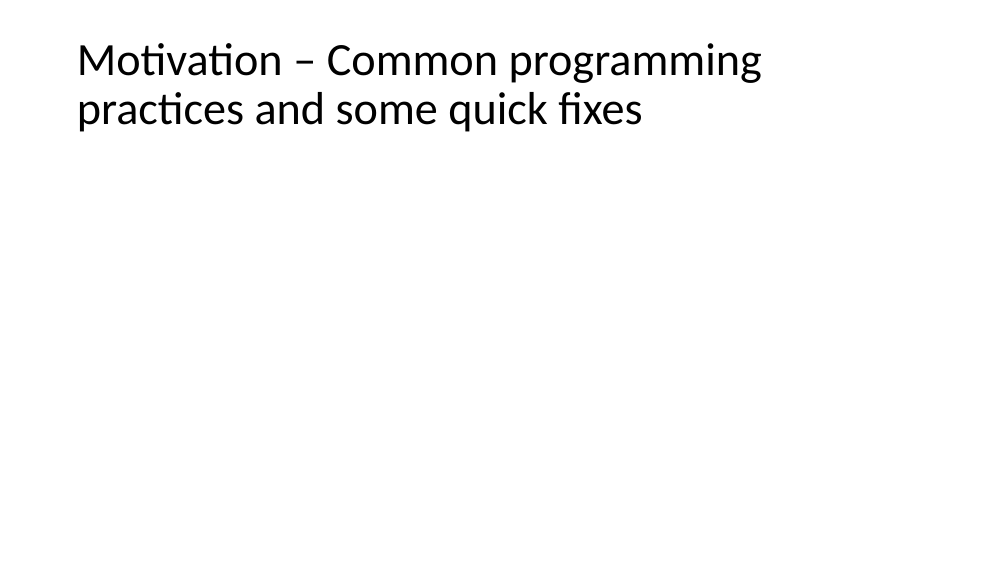
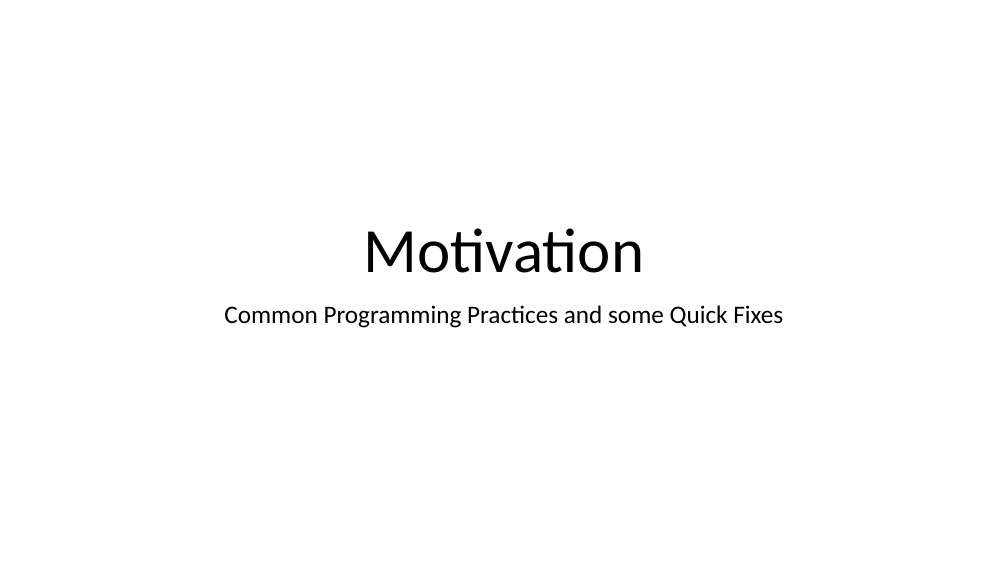
Before and after one commit to yixinsun1216/epic_orientation, a slide deck: slide 3 of Git/git_session.pptx (slide 2 before the commit). Drawn at 1008x567 pixels with LibreOffice and Linux fonts; fonts in the diff are those of the drawing. Boxes give left, top, right and bottom in pixels: in the first picture for what was removed or moved away, otherwise in the second. Text is boxed around its words. In the diff, an @@ line names an element or a change of style, - is before the commit and + after.

```diff
--- a/Git/git_session.pptx
+++ b/Git/git_session.pptx
@@ title added at box(364, 228, 645, 273), 60 pt, text #000000 @@
+Motivation
@@ subtitle "Common Programming Practices and some ..." at box(224, 305, 783, 328): vertical alignment middle to top @@
@@ subtitle at box(224, 305, 783, 328): text changed; size 44 to 24 pt @@
-Motivation – Common programming practices and some quick fixes
+Common Programming Practices and some Quick Fixes
```
Also in this commit, not shown: 4 other slides changed, 7 slides added, 2 slides removed.
